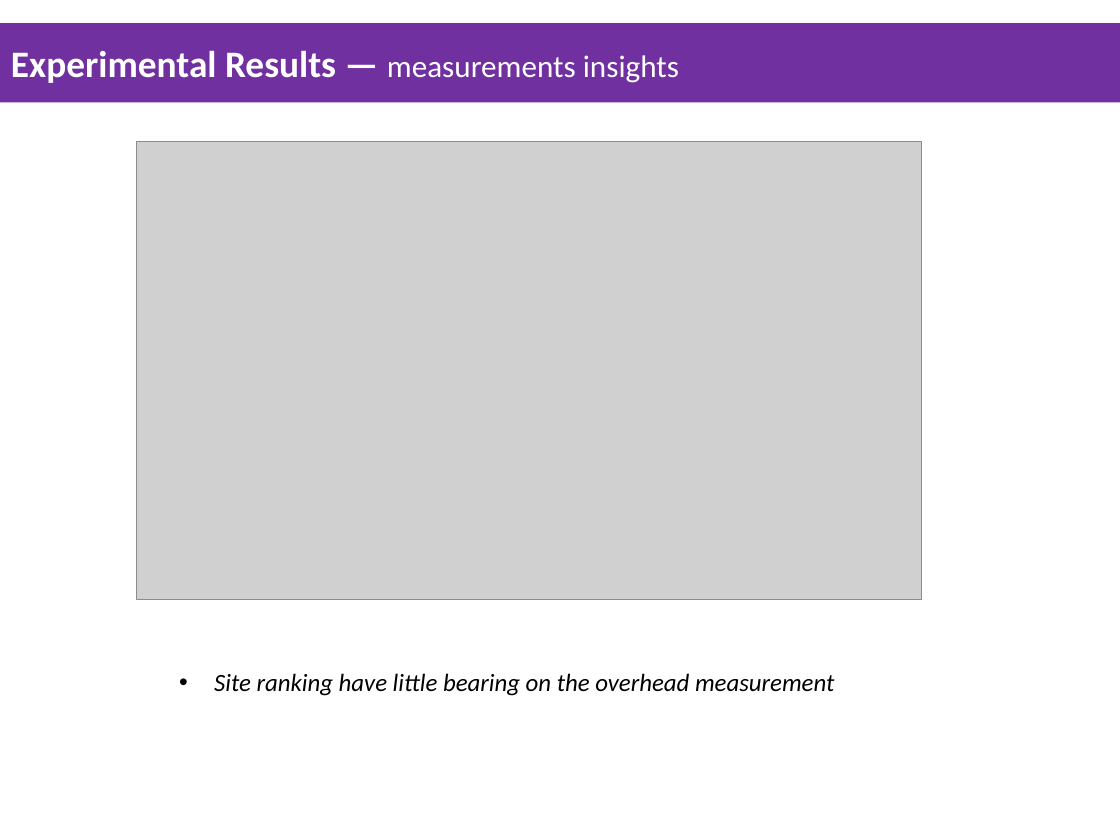
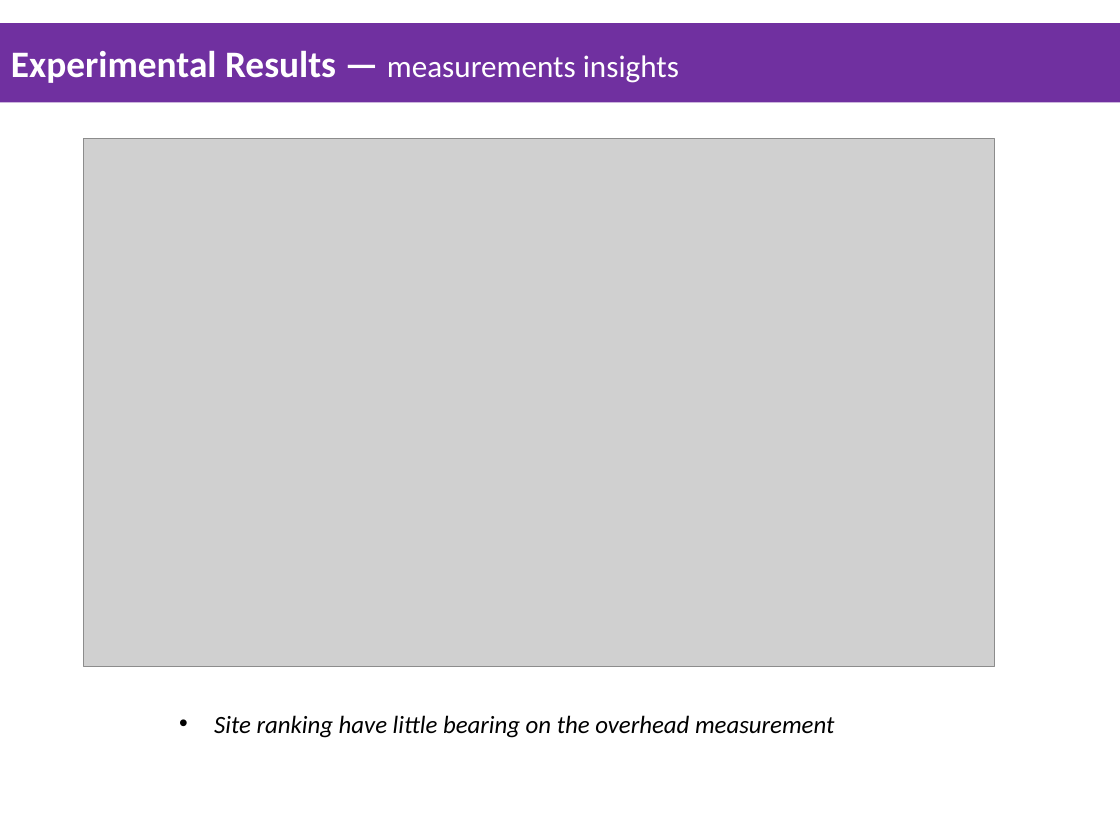
Before and after one commit to saxon17/Presentation, a slide deck: slide 14 of Mingwei_Wireless Network.ppt. Drawn at 1120x840 pixels with LibreOffice and Linux fonts; fonts in the diff are those of the drawing; grey boxes stand for pictures. Boxes give left, top, right and bottom in pixels: in the first picture for what was removed or moved away, otherwise in the second. Text is boxed around its words. In the diff, an @@ line names an element or a change of style, - is before the commit and + after.

Commit message:
Update

```diff
--- a/Mingwei_Wireless Network.ppt
+++ b/Mingwei_Wireless Network.ppt
@@ picture resized from (x1=137, y1=142, x2=922, y2=599) to (x1=84, y1=139, x2=995, y2=666) @@
@@ text "Site ranking have little bearing ..." moved from (x1=214, y1=673, x2=834, y2=696) to (x1=214, y1=715, x2=834, y2=738) @@
```
